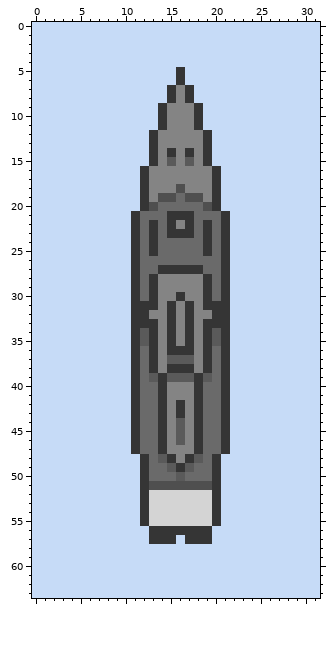
One commit to this pixel-art sprite: res/2.png. Above: the version before the commit.
The file is 32x64 pixels.
After the commit:
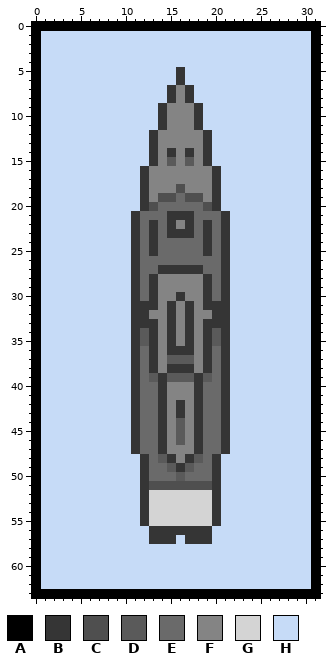
Palette (. is transparent): A #000000  B #353535  C #4f4f4f  D #5a5a5a  E #6a6a6a  F #848484  G #d4d4d4  H #c6dbf7
The exact change:
Colour H becomes colour A in row 0 at x 0 to 31; in rows 1 to 62 at x 0 and 31; in row 63 at x 0 to 31.
